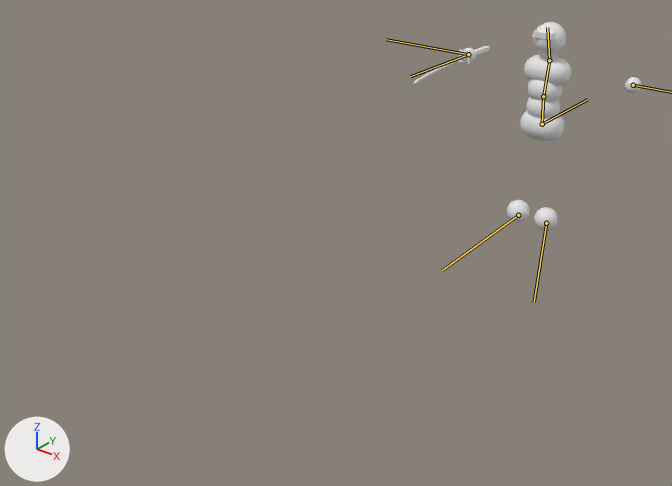
One commit to the glTF model assets/models/simple_combat_char.glb: the scene before it, then after it.
Both versions are drawn from a 50 mm camera at (3.28, -6.81, 3.4) aimed at (-0.35, -2.27, 0.58). The lights are fixed; the arrows at lower left show +X, +Y and +Z. The first picture is the older version. The bones that change are drawn over the model as lines.

Objects in the first picture: 'Body', 'Sword'.
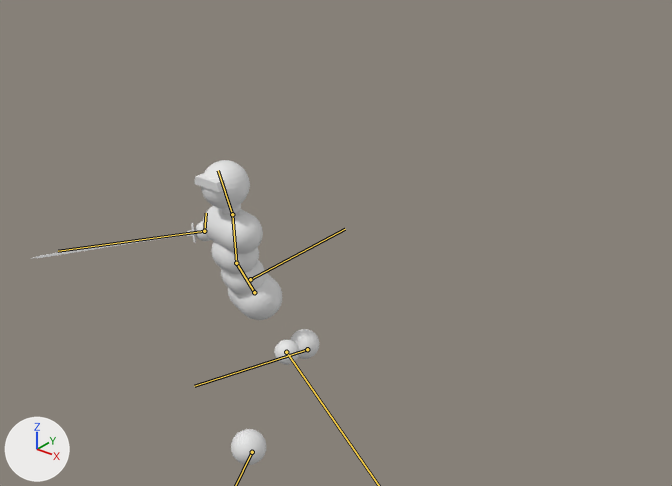
The newer file adds an action. The first version stands in its rest pose; the second is drawn at frame 14 of the action 'Awareness_suspicion_walking'.

What the commit changed:
Bone 'Root bone' (bone_root_bone) moves from (0.0, 0.0, 0.0) to (0.0, -3.5, 0.0).
Bone 'Lower back' (bone_lower_back) moves from (0.0, 0.0, 0.0) to (-0.028, -0.073, -0.007).
Bone 'Lower back' (bone_lower_back) turns from (0, 0, 0) to (-20, -20, -2) degrees about its own x, y and z.
Bone 'Upper back' (bone_upper_back) turns from (0, 0, 0) to (10, 10, 2) degrees about its own x, y and z.
Bone 'Head' (bone_head) turns from (0, 0, 0) to (10, 9, 5) degrees about its own x, y and z.
Bone 'Hand.L' (bone_hand_l) moves from (0.0, 0.0, 0.0) to (-0.441, -0.041, -0.447).
Bone 'Hand.L' (bone_hand_l) turns from (0, 0, 0) to (-8, 9, 31) degrees about its own x, y and z.
Bone 'Foot.L' (bone_foot_l) moves from (0.0, 0.0, 0.0) to (0.149, 0.336, -0.001).
Bone 'Foot.L' (bone_foot_l) turns from (0, 0, 0) to (-7, 3, 0) degrees about its own x, y and z.
Bone 'Hand.R' (bone_hand_r) moves from (0.0, 0.0, 0.0) to (-0.358, -0.229, -0.155).
Bone 'Hand.R' (bone_hand_r) turns from (0, 0, 0) to (-42, 8, 15) degrees about its own x, y and z.
Bone 'Foot.R' (bone_foot_r) moves from (0.0, 0.0, 0.0) to (0.231, -0.562, 0.303).
Bone 'Foot.R' (bone_foot_r) turns from (0, 0, 0) to (32, 13, 6) degrees about its own x, y and z.
Bone 'Sword attachment' (bone_sword_attachment) moves from (0.0, 0.0, 0.0) to (0.229, -0.155, 0.358).
Bone 'Sword attachment' (bone_sword_attachment) turns from (0, 0, 0) to (5, 17, 44) degrees about its own x, y and z.

Boxes (x1, y1, x2, y2) around the edits, measured in the pictures (672 x 486 px):
'Body', posed (30% narrower, 46% taller): before (464, 22, 641, 230); after (195, 160, 319, 465)
'Sword', posed: before (414, 46, 490, 84); after (30, 223, 196, 259)
bone 'Root bone', root to tip: before (542, 124) to (587, 99); after (250, 279) to (345, 229)
bone 'Lower back', root to tip: before (542, 124) to (543, 96); after (254, 292) to (236, 263)
bone 'Upper back', root to tip: before (543, 96) to (549, 60); after (236, 263) to (232, 214)
bone 'Head', root to tip: before (549, 60) to (547, 27); after (232, 214) to (218, 170)
bone 'Hand.R', root to tip: before (468, 54) to (386, 39); after (204, 231) to (206, 213)
bone 'Foot.R', root to tip: before (518, 215) to (442, 270); after (307, 349) to (194, 386)
bone 'Sword attachment', root to tip: before (468, 54) to (410, 76); after (204, 231) to (58, 251)
